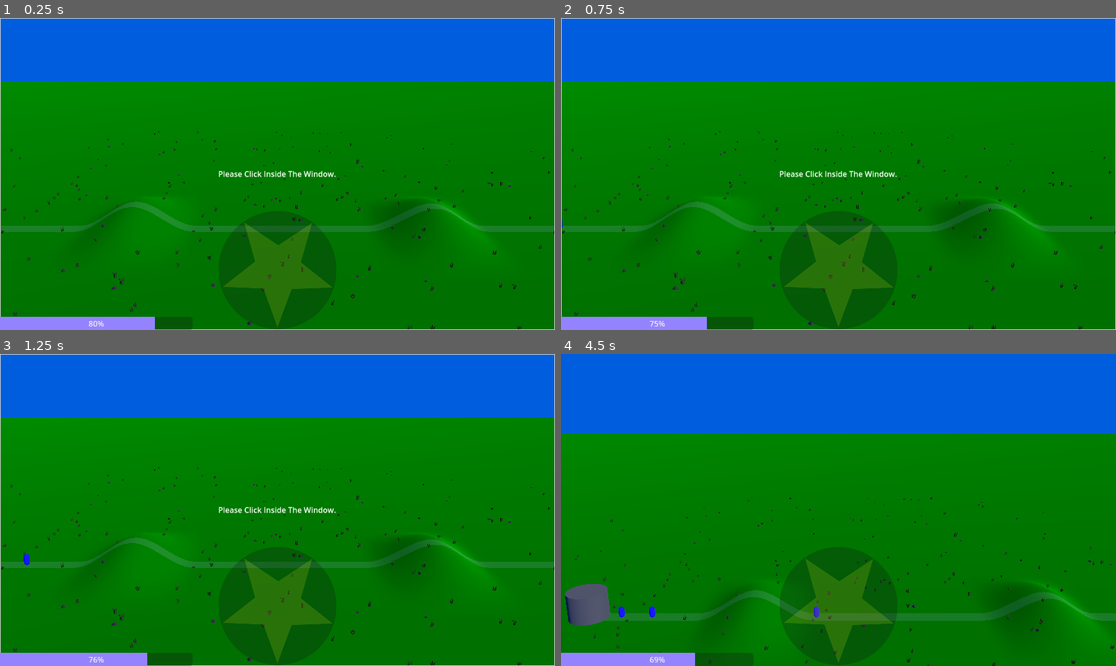
Above: before the commit, frames 1-4 (two rows, left to right).
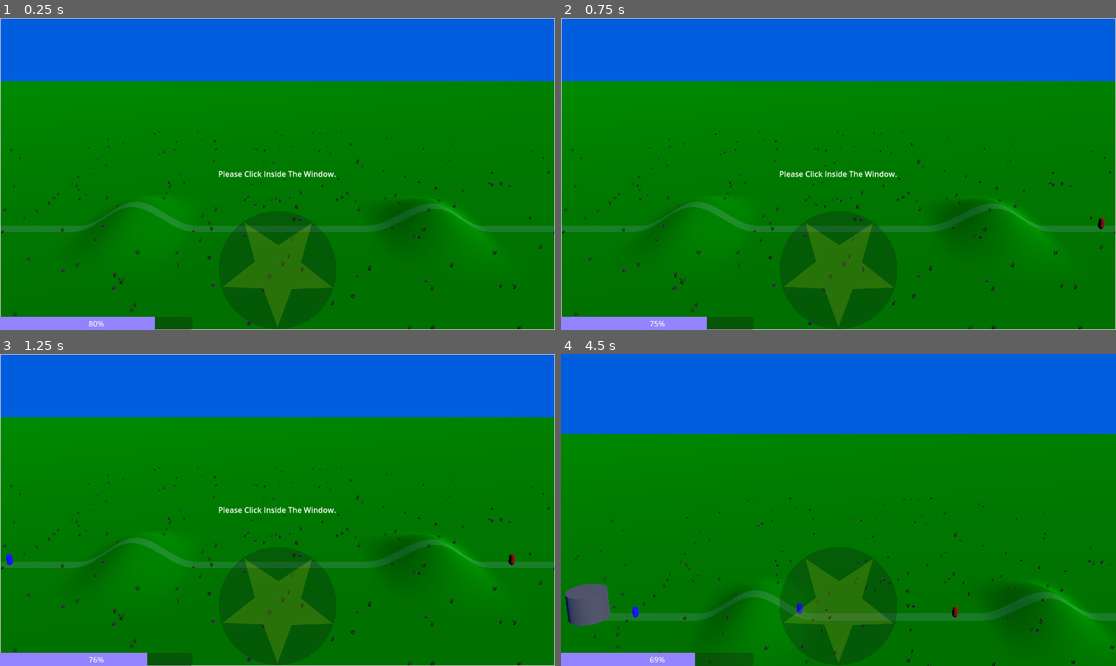
Above: after the commit, the same moments.

Repository: gpergrossi/ludum-dare-55
Game: Godot game, scene res://Scenes/Main.tscn
Two runs of this game, one before a commit and one after it. Both use one fixed random seed, a clock stepped at 60 frames per second and the inputs below.
Inputs (mouse positions are in pixels of both pictures, inside the frame that each line leads up to):
- Up to frame 1 (0.25 s): no input
- Up to frame 2 (0.75 s): tap Enter at 0.5 s; move the mouse to (960, 158) at 0.52 s; hold Right (move_right) from 0.53 s (still down); tap 1 at 0.6 s
- Up to frame 3 (1.25 s): keep holding Right (move_right)
- Up to frame 4 (4.5 s): move the mouse to (727, 525) at 1.27 s; release Right (move_right) at 1.28 s; hold Down (move_down) 1.28-2.03 s; tap Mouse wheel up (zoom_in) at 1.35 s; tap 1 at 1.55, 2.3, 2.85, 3.8, 4.35 s; move the mouse to (894, 441) at 2.02 s; hold Right (move_right) 2.03-2.78 s; tap Mouse wheel down (zoom_out) at 2.1 s; move the mouse to (810, 572) at 2.77 s; hold Up (move_up) 2.78-3.53 s; tap Space at 3.5 s; move the mouse to (1005, 556) at 3.52 s; hold Left (move_left) from 3.53 s (still down); tap 2 at 3.6 s; move the mouse to (672, 463) at 4.27 s

Frame 1 is identical in both runs. In frame 2, less than 0.1% of the frame differs, in the area x 0-98%, y 64-68%; in frame 3, 0.1%; in frame 4, 0.2%, in the area x 10-72%, y 79-85%.

Commit message:
Opponent summons mob1 regularly.

Diff:
--- a/Code/Classes/AbstractSpellCaster.gd
+++ b/Code/Classes/AbstractSpellCaster.gd
@@ -39,10 +39,16 @@
 
 func cast(spell, location = null):
 	if !canCast(spell): return false;
-
-	if location == null:
-		location = Spells.defaultTarget[spell['preferredLocation']]
+	if location == null: location = getDefaultLocation(spell);
 
 	setMana(mana - spell['manaCost']);
 	spell['castFunc'].call(spell, location, teamName);
 	return true;
+
+func getDefaultLocation(spell):
+	var loc = UnitManager._unit_manager_static.summon_default_position_left.global_position;
+	loc = Vector2(loc.x, loc.y);
+	match spell['preferredLocation']:
+		'*': return Vector2.ZERO;
+		'ground': return loc;
+		'sky': return loc + Vector2(0, -10);
--- a/Code/Classes/OpponentController.gd
+++ b/Code/Classes/OpponentController.gd
@@ -1,6 +1,41 @@
 # Bot "AI" controller. Casts spells for the enemy periodically. [WIP]
 class_name OpponentController extends AbstractSpellCaster
 
+var cooldowns = [];
+
 func _ready():
 	super();
+	cooldowns.resize(Spells.definitions.size());
+	cooldowns.fill(0);
 	teamName = TeamDefs.Enemy.team_name;
+
+func canCast(spell):
+	if spell.has('botDoesNotCast'): return false;
+	if level < spell['level']: return false;
+	if cooldowns[spell['id']] > 0: return false;
+	return super(spell);
+
+func cast(spell, location = null):
+	var success = super(spell, location);
+	if success: cooldowns[spell['id']] = spell['botCooldownSeconds'];
+
+func getDefaultLocation(spell): # TODO D.R.Y.
+	var loc = UnitManager._unit_manager_static.summon_default_position_right.global_position;
+	loc = Vector2(loc.x, loc.y);
+	match spell['preferredLocation']:
+		'*': return Vector2.ZERO;
+		'ground': return loc;
+		'sky': return loc + Vector2(0, -10);
+
+func _process(delta):
+	super(delta);
+
+	# Tick down cooldowns
+	for i in cooldowns.size():
+		cooldowns[i] -= delta;
+
+	var manaPercent = mana / maxMana * 100.0;
+
+	# If mana above 80% summon basic infantry
+	if manaPercent >= 80:
+		cast(Spells.summonBasicWalker);
--- a/Code/Classes/Spells.gd
+++ b/Code/Classes/Spells.gd
@@ -1,10 +1,4 @@
 class_name Spells
-
-const defaultTarget = {
-	'*': Vector2.ZERO,
-	'ground': Vector2(-50, 0),
-	'sky': Vector2(-50, -10),
-}
 
 static var definitions = [{
 	'programmaticName': 'summonBasicWalker',
@@ -14,6 +8,7 @@
 	'preferredLocation': 'ground',
 	'rune': Rune.new([0, 3, 2]), # For visual runes, see the Miro board at https://miro.com/app/board/uXjVKUq1fIo=/
 	'castFunc': UnitManager.summonBasicWalker,
+	'botCooldownSeconds': 1,
 }, {
 	'programmaticName': 'summonFlyingBomber',
 	'name': 'Summon Crow',
@@ -22,6 +17,7 @@
 	'preferredLocation': 'sky',
 	'rune': Rune.new([0, 3, 1, 2, 0]),
 	'castFunc': Spells.dummy, # TODO
+	'botCooldownSeconds': 5,
 }, {
 	'programmaticName': 'summonRanged',
 	'name': 'Summon Tomato',
@@ -30,6 +26,7 @@
 	'preferredLocation': 'ground',
 	'rune': Rune.new([0, 3, 2, 1]),
 	'castFunc': Spells.dummy, # TODO
+	'botCooldownSeconds': 5,
 }, {
 	'programmaticName': 'summonWall',
 	'name': 'Summon Lettuce',
@@ -38,6 +35,7 @@
 	'preferredLocation': 'ground',
 	'rune': Rune.new([2, 0, 4, 1, 3]),
 	'castFunc': Spells.dummy, # TODO
+	'botCooldownSeconds': 5,
 }, {
 	'programmaticName': 'summonBoulder',
 	'name': 'Summon Pumpkin',
@@ -46,6 +44,7 @@
 	'preferredLocation': 'ground',
 	'rune': Rune.new([0, 1, 3, 4, 2, 0]),
 	'castFunc': Spells.dummy, # TODO
+	'botCooldownSeconds': 10,
 }, {
 	'programmaticName': 'summonFallingSpear',
 	'name': 'Summon Carrot',
@@ -54,6 +53,7 @@
 	'preferredLocation': '*',
 	'rune': Rune.new([0, 1, 4, 0]),
 	'castFunc': Spells.dummy, # TODO
+	'botCooldownSeconds': 5,
 }, {
 	'programmaticName': 'summonExploder',
 	'name': 'Summon Popcorn',
@@ -62,6 +62,7 @@
 	'preferredLocation': 'ground',
 	'rune': Rune.new([4, 1, 2]),
 	'castFunc': Spells.dummy, # TODO
+	'botCooldownSeconds': 15,
 }, {
 	'programmaticName': 'summonMeme',
 	'name': 'Summon Potato', # is potato
@@ -70,15 +71,19 @@
 	'preferredLocation': '*',
 	'rune': Rune.new([2, 0, 1, 3, 4, 2, 1, 4, 0, 3, 2]),
 	'castFunc': Spells.dummy, # TODO
+	'botDoesNotCast': true,
 }];
 
 static var summonBasicWalker = Spells.definitions[0];
 
 static func _static_init():
+	var id = 0;
 	for spell in definitions:
 		var level : int = spell['level'];
 		var manaPerSecondAtLevel : float = PlayerController.getManaRegenPerSecond(level);
 		spell['manaCost'] = manaPerSecondAtLevel * spell['manaSecondsAtLevel'];
+		spell['id'] = id;
+		id += 1;
 
 static func getSpellFor(rune: Rune):
 	for spell in definitions:
--- a/Scenes/Main.tscn
+++ b/Scenes/Main.tscn
@@ -1,5 +1,6 @@
-[gd_scene load_steps=26 format=3 uid="uid://ddjbrnypilhof"]
-
+[gd_scene load_steps=27 format=3 uid="uid://ddjbrnypilhof"]
+
+[ext_resource type="Script" path="res://Code/Classes/OpponentController.gd" id="1_dy58u"]
 [ext_resource type="PackedScene" uid="uid://b1xmmcg7sdyrb" path="res://Scenes/Terrain/terrain_gen.tscn" id="1_ho15n"]
 [ext_resource type="Script" path="res://Code/Classes/PlayerController.gd" id="1_uq66x"]
 [ext_resource type="Script" path="res://Code/Scripts/kill_plane.gd" id="2_ftuh1"]
@@ -68,6 +69,7 @@
 bg_color = Color(0.580392, 0.513726, 1, 1)
 
 [node name="Main" type="Node3D"]
+script = ExtResource("1_dy58u")
 
 [node name="TeamDefinitions" type="Node3D" parent="."]
 
@@ -1143,6 +1145,9 @@
 unique_name_in_owner = true
 script = ExtResource("1_uq66x")
 
+[node name="OpponentController" type="Node" parent="."]
+script = ExtResource("1_dy58u")
+
 [connection signal="body_entered" from="Ground/Y Kill Plane" to="Ground/Y Kill Plane" method="_on_body_entered"]
 [connection signal="body_entered" from="Left Side Things/Unit Kill Plane Left" to="UnitManager" method="_on_unit_kill_plane_left_body_entered"]
 [connection signal="body_entered" from="Right Side Things/Unit Kill Plane Right" to="UnitManager" method="_on_unit_kill_plane_right_body_entered"]
